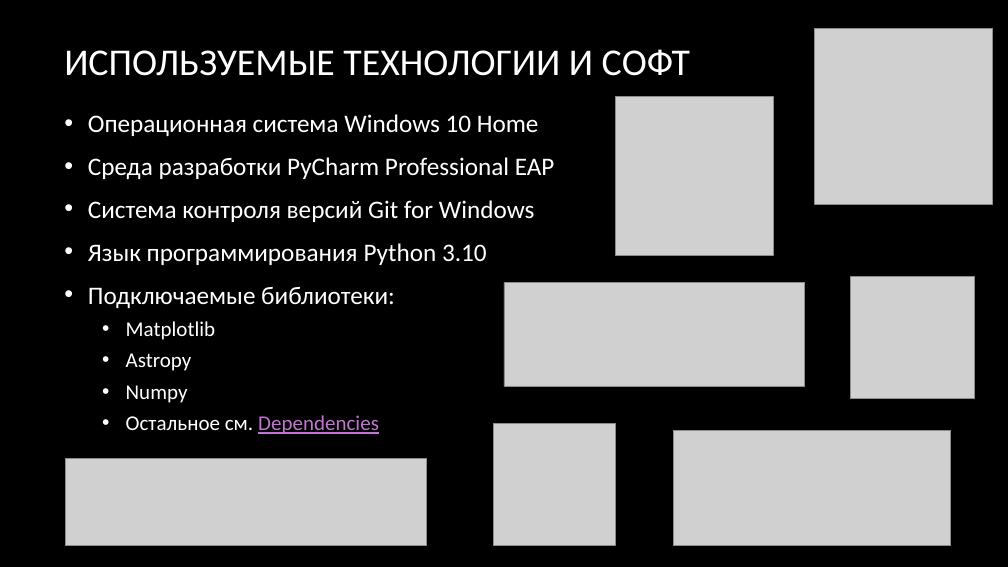
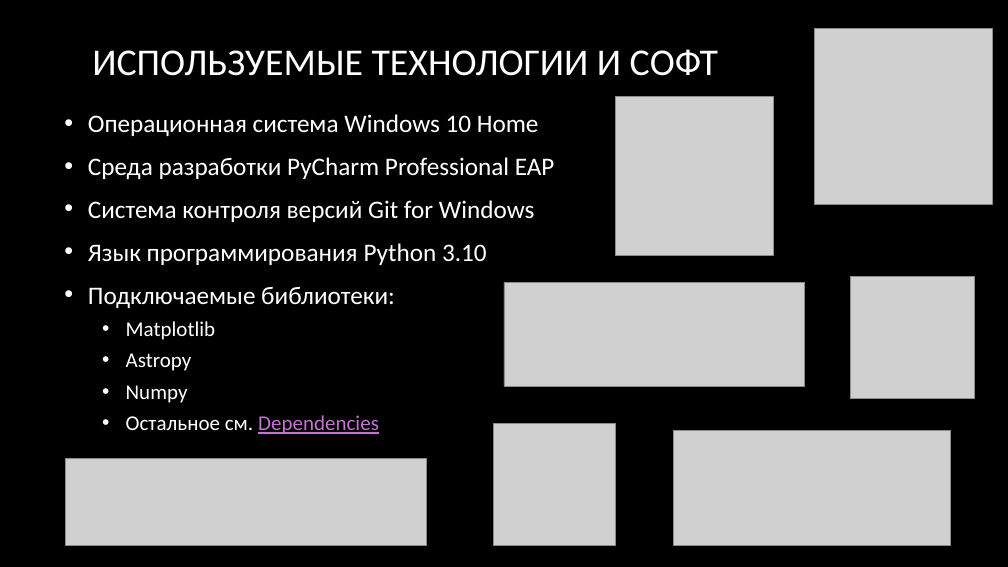
Before and after one commit to wsadqert/scientificProject, a slide deck: slide 3 of src/Компьютерное моделирование кривой блеска затменной звёздной системы.pptx. Drawn at 1008x567 pixels with LibreOffice and Linux fonts; fonts in the diff are those of the drawing; grey boxes stand for pictures; background and template pictures are left out. Boxes give left, top, right and bottom in pixels: in the first picture for what was removed or moved away, otherwise in the second. Text is boxed around its words. In the diff, an @@ line names an element or a change of style, - is before the commit and + after.

```diff
--- a/src/Компьютерное моделирование кривой блеска затменной звёздной системы.pptx
+++ b/src/Компьютерное моделирование кривой блеска затменной звёздной системы.pptx
@@ title "ИСПОЛЬЗУЕМЫЕ ТЕХНОЛОГИИ И СОФТ": place and size @@
-title "ИСПОЛЬЗУЕМЫЕ ТЕХНОЛОГИИ И СОФТ" at <box>64,49,690,76</box>
+title "ИСПОЛЬЗУЕМЫЕ ТЕХНОЛОГИИ И СОФТ" at <box>92,49,718,76</box>
```
Also in this commit, not shown: 2 other slides changed, 5 slides added, 1 slide removed.
